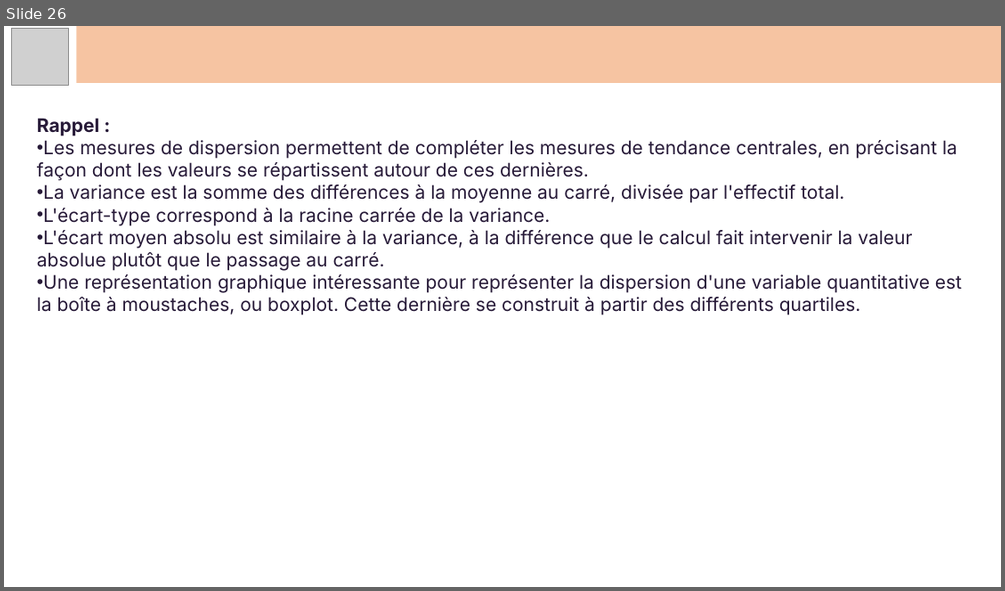
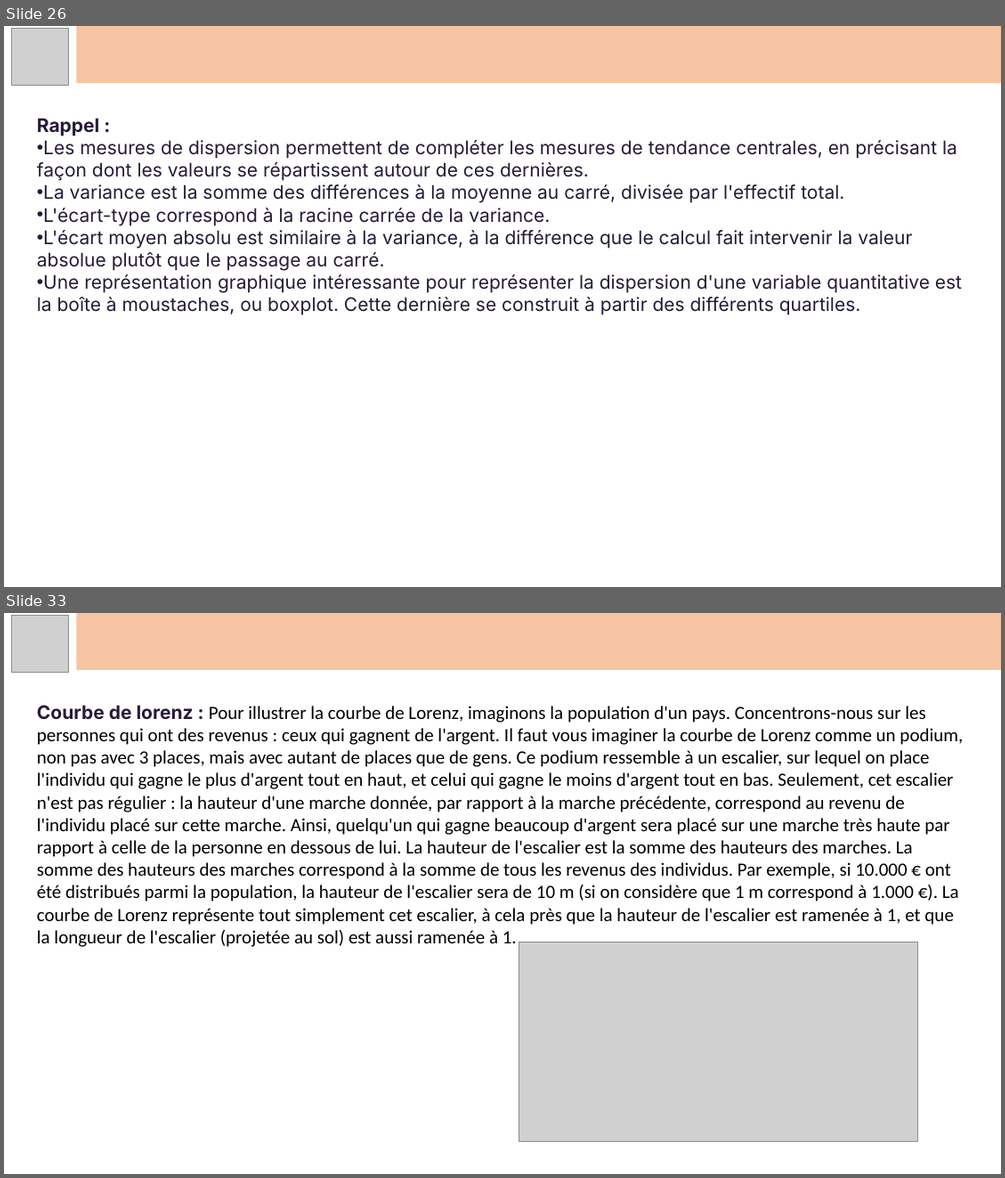
Before and after one commit to Koraiche/Artificial_Intelligence, a slide deck: Docs/Courses/Data Science/Data Analysis/Statistiques.pptx. Shown one above the other, each under a label of ours: slide 26 before the commit, slides 26 and 33 after it; the slides between them are not shown. The pictures are 1005x591 and 1005x1178 pixels, drawn with LibreOffice and Linux fonts; fonts in the diff are those of the drawing; grey boxes stand for pictures. Boxes give left, top, right and bottom in pixels: in the first picture for what was removed or moved away, otherwise in the second. Text is boxed around its words. In the diff, an @@ line names an element or a change of style, - is before the commit and + after.

```diff
--- a/Docs/Courses/Data Science/Data Analysis/Statistiques.pptx
+++ b/Docs/Courses/Data Science/Data Analysis/Statistiques.pptx
@@ slide 33 added at <box>4,613,1001,1174</box>, background #FFFFFF @@
@@ picture added at <box>11,616,68,672</box> @@
@@ rectangle added at <box>77,613,1001,670</box>, fill #F4B183 at 75% opacity @@
@@ text added at <box>37,705,963,947</box>, 18 pt, text #000000 @@
+Courbe de lorenz : Pour illustrer la courbe de Lorenz, imaginons la population d'un pays. Concentrons-nous sur les personnes qui ont des revenus : ceux qui gagnent de l'argent. Il faut vous imaginer la courbe de Lorenz comme un podium, non pas avec 3 places, mais avec autant de places que de gens. Ce podium ressemble à un escalier, sur lequel on place l'individu qui gagne le plus d'argent tout en haut, et celui qui gagne le moins d'argent tout en bas. Seulement, cet escalier n'est pas régulier : la hauteur d'une marche donnée, par rapport à la marche précédente, correspond au revenu de l'individu placé sur cette marche. Ainsi, quelqu'un qui gagne beaucoup d'argent sera placé sur une marche très haute par rapport à celle de la personne en dessous de lui. La hauteur de l'escalier est la somme des hauteurs des marches. La somme des hauteurs des marches correspond à la somme de tous les revenus des individus. Par exemple, si 10.000 € ont été distribués parmi la population, la hauteur de l'escalier sera de 10 m (si on considère que 1 m correspond à 1.000 €). La courbe de Lorenz représente tout simplement cet escalier, à cela près que la hauteur de l'escalier est ramenée à 1, et que la longueur de l'escalier (projetée au sol) est aussi ramenée à 1.
@@ picture added at <box>519,941,918,1141</box> @@
```
Also in this commit, not shown: 19 other slides added, 23 other files.
